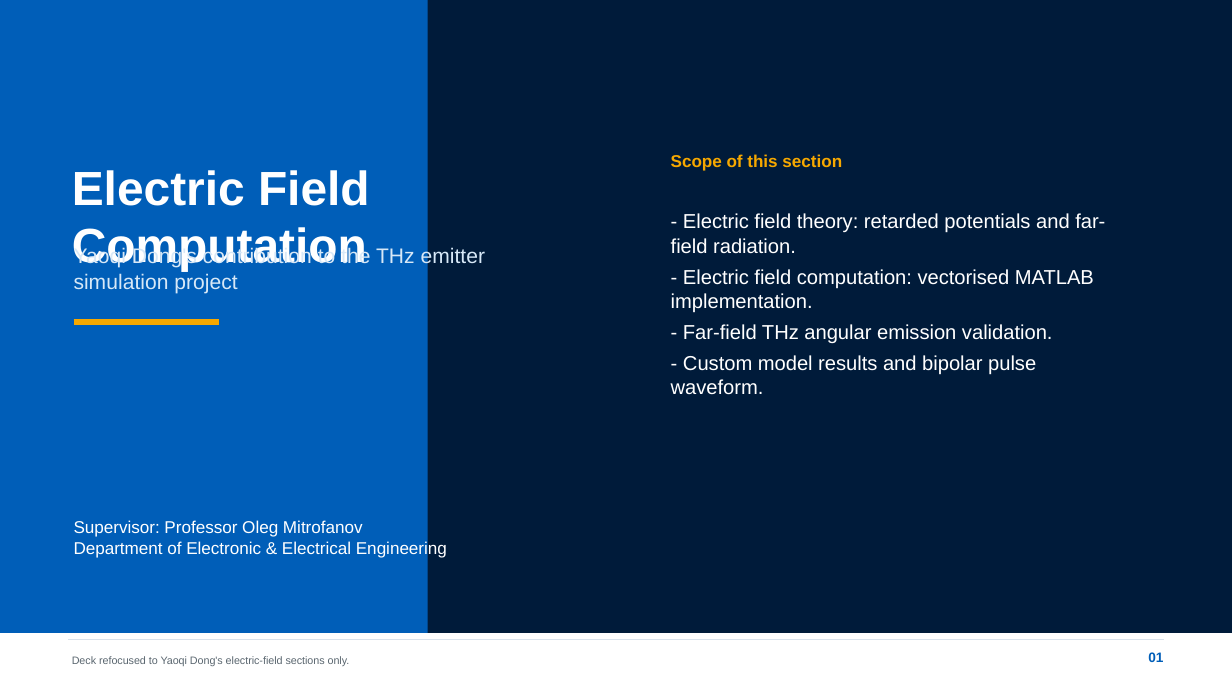
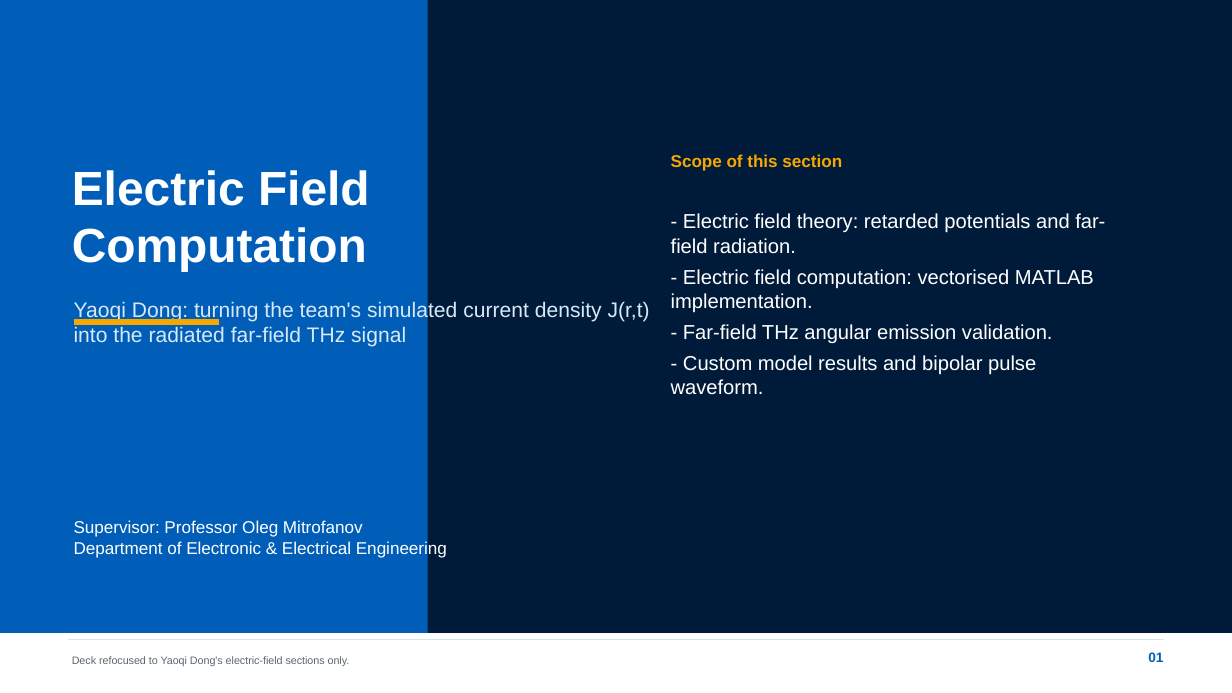
Before and after one commit to yaoqid/year4-thz-presentation, a slide deck: slide 1 of presentation/yaoqi-electric-field-part-presentation.pptx. Drawn at 1232x693 pixels with LibreOffice and Linux fonts; fonts in the diff are those of the drawing; background and template pictures are left out. Boxes give left, top, right and bottom in pixels: in the first picture for what was removed or moved away, otherwise in the second. Text is boxed around its words. In the diff, an @@ line names an element or a change of style, - is before the commit and + after.

Commit message:
version2 of electtric field part presentation

```diff
--- a/presentation/yaoqi-electric-field-part-presentation.pptx
+++ b/presentation/yaoqi-electric-field-part-presentation.pptx
@@ text at <box>74,300,650,347</box>: text changed @@
-Yaoqi Dong's contribution to the THz emitter simulation project
+Yaoqi Dong: turning the team's simulated current density J(r,t) into the radiated far-field THz signal
```
Also in this commit, not shown: 3 other slides changed, 2 slides added.
